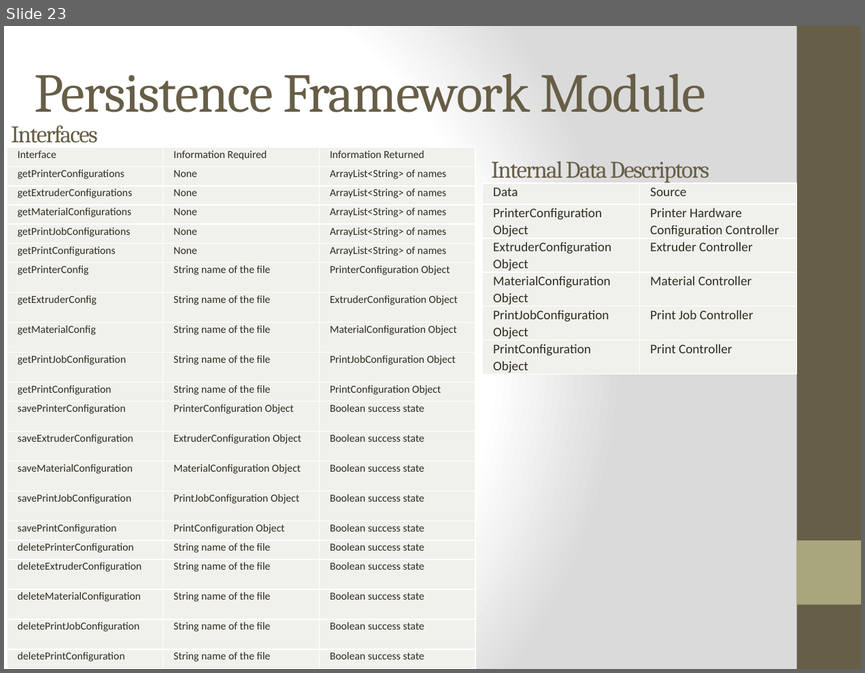
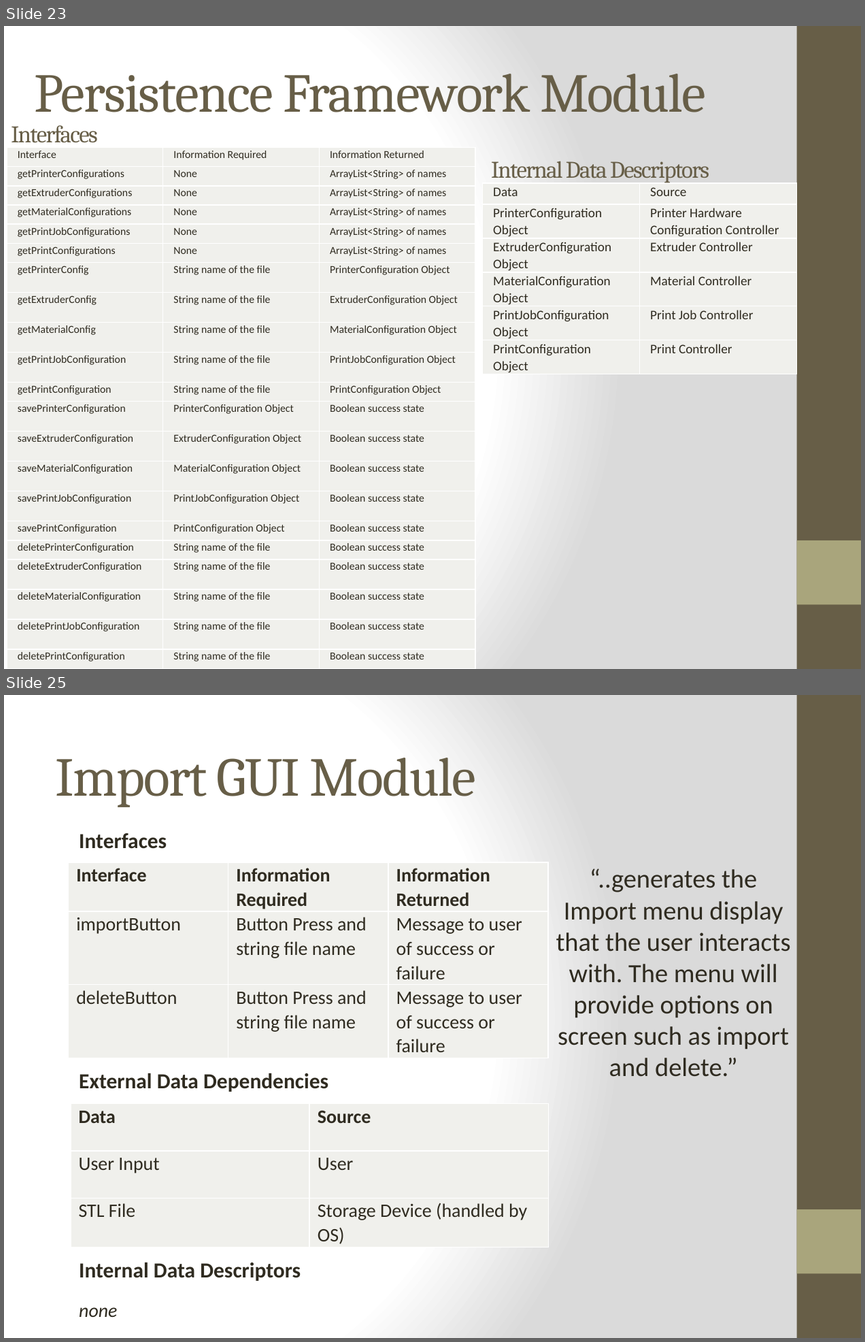
Before and after one commit to qpHalcy0n/SRDesign, a slide deck: DDS Presentation/Team Ink3d DDS.pptx. Shown one above the other, each under a label of ours: slide 23 before the commit, slides 23 and 25 after it; the slides between them are not shown. The pictures are 865x673 and 865x1342 pixels, drawn with LibreOffice and Linux fonts; fonts in the diff are those of the drawing. Boxes give left, top, right and bottom in pixels: in the first picture for what was removed or moved away, otherwise in the second. Text is boxed around its words. In the diff, an @@ line names an element or a change of style, - is before the commit and + after.

```diff
--- a/DDS Presentation/Team Ink3d DDS.pptx
+++ b/DDS Presentation/Team Ink3d DDS.pptx
@@ slide 25 added at <box>4,695,861,1338</box>, background gradient #FFFFFF to #DADADA; not listed: 2 template elements that a slide beside it also shows @@
@@ title added at <box>56,758,475,807</box>, 46 pt, text #675E47 @@
+Import GUI Module
@@ text added at <box>79,833,167,849</box>, 18 pt, text #2F2B20, bold @@
+Interfaces
@@ table added at <box>68,862,549,1055</box>, 3 rows, 3 columns @@
+Interface | Information Required | Information Returned
+importButton | Button Press and string file name | Message to user of success or failure
+deleteButton | Button Press and string file name | Message to user of success or failure
@@ text added at <box>556,868,790,1076</box>, 22 pt, text #2F2B20 @@
+“..generates the Import menu display that the user interacts with. The menu will provide options on screen such as import and delete.”
@@ text added at <box>79,1073,328,1091</box>, 18 pt, text #2F2B20, bold @@
+External Data Dependencies
@@ table added at <box>71,1104,549,1246</box>, 3 rows, 2 columns @@
+Data | Source
+User Input | User
+STL File | Storage Device (handled by OS)
@@ text added at <box>79,1262,300,1280</box>, 18 pt, text #2F2B20, bold @@
+Internal Data Descriptors
@@ text added at <box>79,1307,117,1317</box>, 16 pt, text #2F2B20, italic @@
+none
```
Also in this commit, not shown: 9 slides changed, 44 other slides added.
